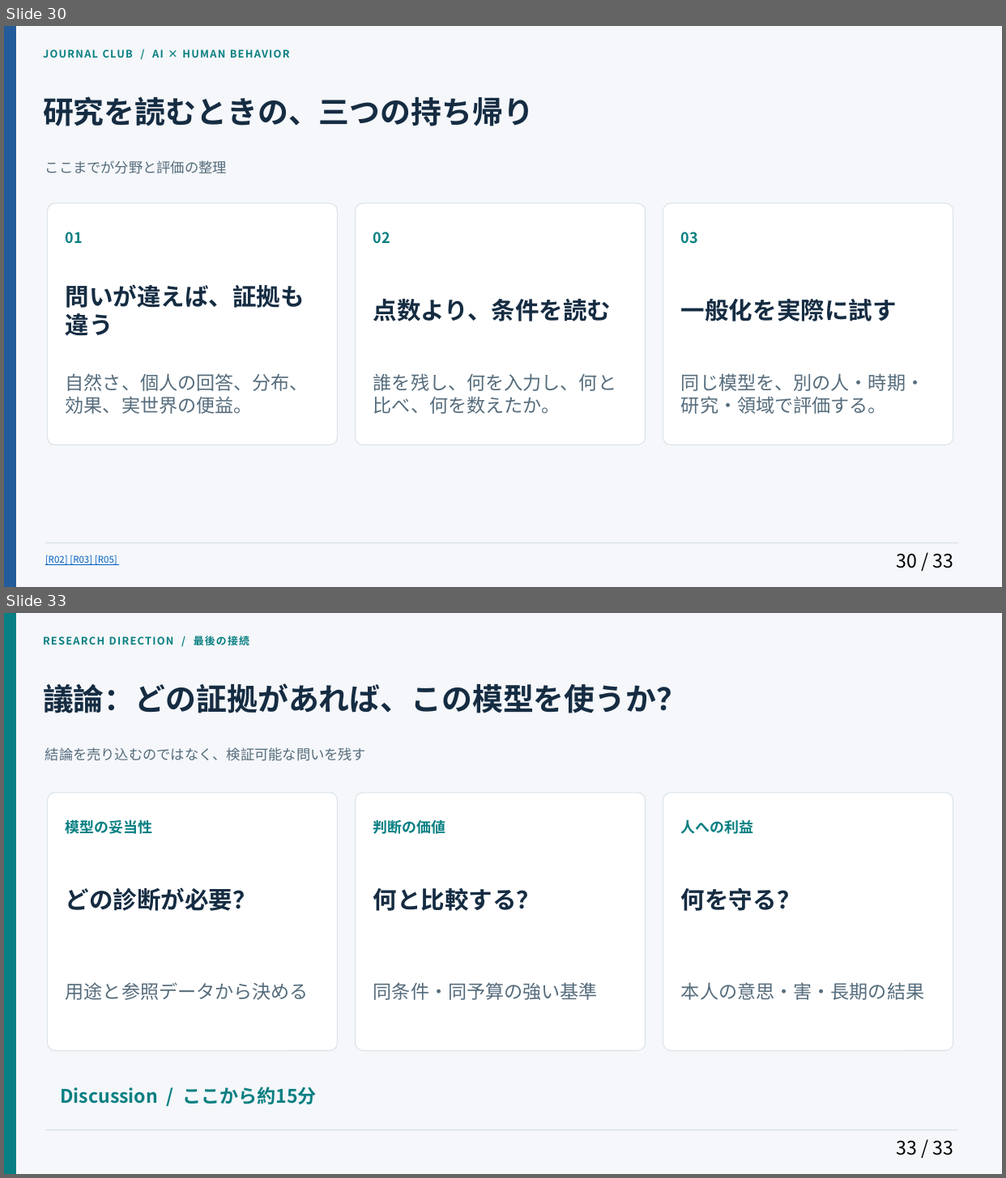
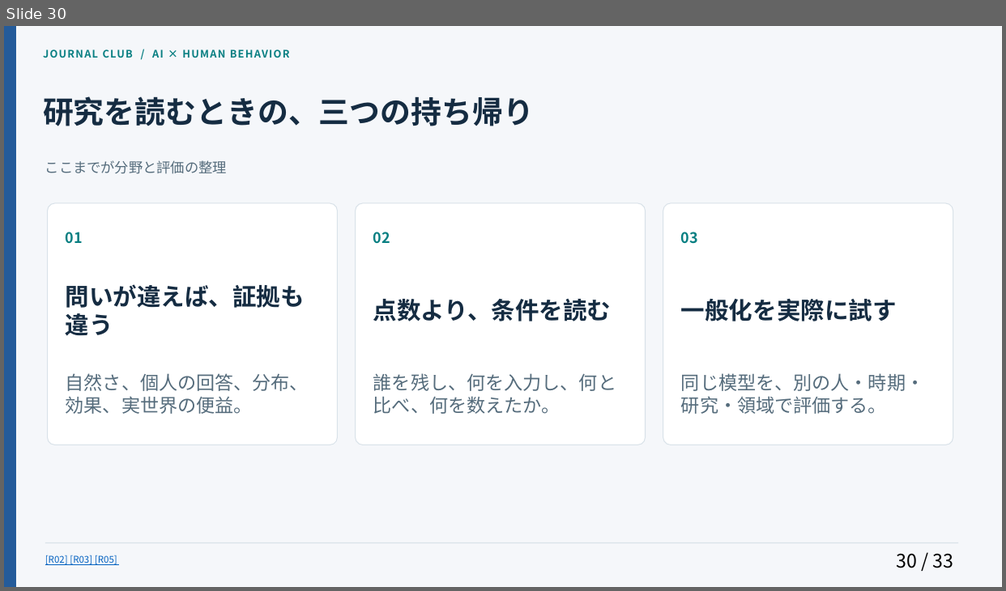
Before and after one commit to Daisuke134/anicca, a slide deck: docs/research/manager/masterclass/2026-11-04-p04-causal/journal_club/AI_BEHAVIOR_JOURNAL_CLUB_60MIN_JA.pptx. Shown one above the other, each under a label of ours: slides 30 and 33 before the commit, slide 30 after it; the slides between them are not shown. The pictures are 1006x1178 and 1006x591 pixels, drawn with LibreOffice and Linux fonts; fonts in the diff are those of the drawing. Boxes give left, top, right and bottom in pixels: in the first picture for what was removed or moved away, otherwise in the second. Text is boxed around its words. In the diff, an @@ line names an element or a change of style, - is before the commit and + after.

```diff
--- a/docs/research/manager/masterclass/2026-11-04-p04-causal/journal_club/AI_BEHAVIOR_JOURNAL_CLUB_60MIN_JA.pptx
+++ b/docs/research/manager/masterclass/2026-11-04-p04-causal/journal_club/AI_BEHAVIOR_JOURNAL_CLUB_60MIN_JA.pptx
@@ slide 33 removed at [4,613,1002,1174], background #F5F7FA @@
@@ rectangle removed at [4,613,16,1174] @@
@@ text removed at [43,636,249,645] @@
-RESEARCH DIRECTION / 最後の接続
@@ text removed at [43,683,687,713] @@
-議論：どの証拠があれば、この模型を使うか？
@@ text removed at [45,747,366,761] @@
-結論を売り込むのではなく、検証可能な問いを残す
@@ rounded rectangle removed at [48,793,337,1051] @@
@@ rounded rectangle removed at [355,793,645,1051] @@
@@ rounded rectangle removed at [663,793,953,1051] @@
@@ text removed at [66,820,153,834] @@
-模型の妥当性
@@ text removed at [373,820,446,834] @@
-判断の価値
@@ text removed at [681,820,754,834] @@
-人への利益
@@ text removed at [66,888,257,911] @@
-どの診断が必要？
@@ text removed at [373,888,541,911] @@
-何と比較する？
@@ text removed at [681,888,801,911] @@
-何を守る？
@@ text removed at [66,982,309,1000] @@
-用途と参照データから決める
@@ text removed at [373,982,598,1000] @@
-同条件・同予算の強い基準
@@ text removed at [681,982,924,1000] @@
-本人の意思・害・長期の結果
@@ text removed at [60,1087,317,1105] @@
-Discussion / ここから約15分
@@ line removed from (45, 1131) to (958, 1131) @@
@@ text removed at [896,1140,953,1156] @@
-33 / 33
```
Also in this commit, not shown: 3 slides added, 2 other slides removed, 13 other files.
